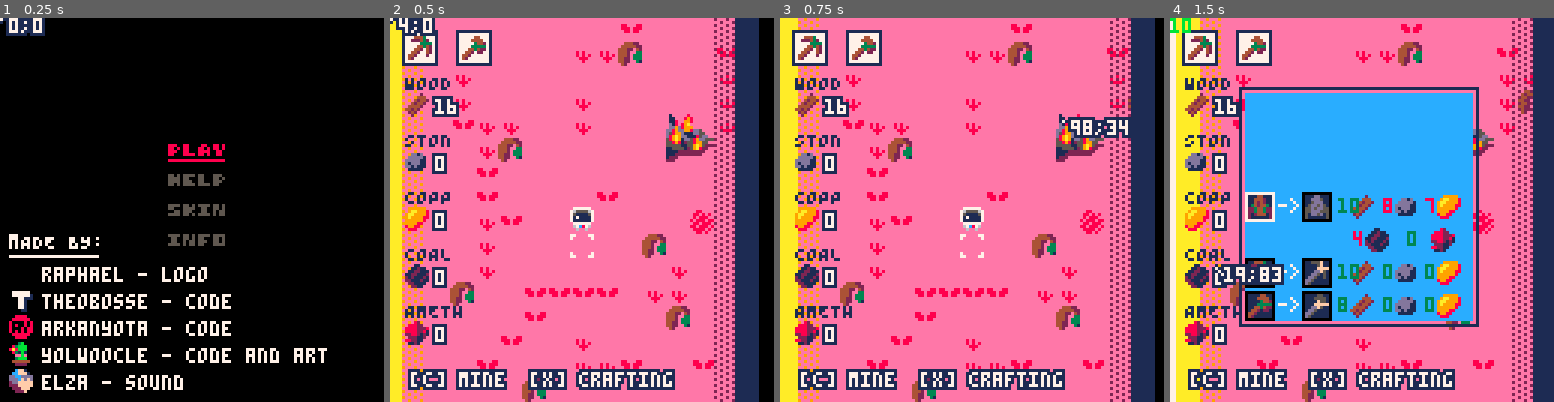
Above: before the commit, frames 1-4 (left to right).
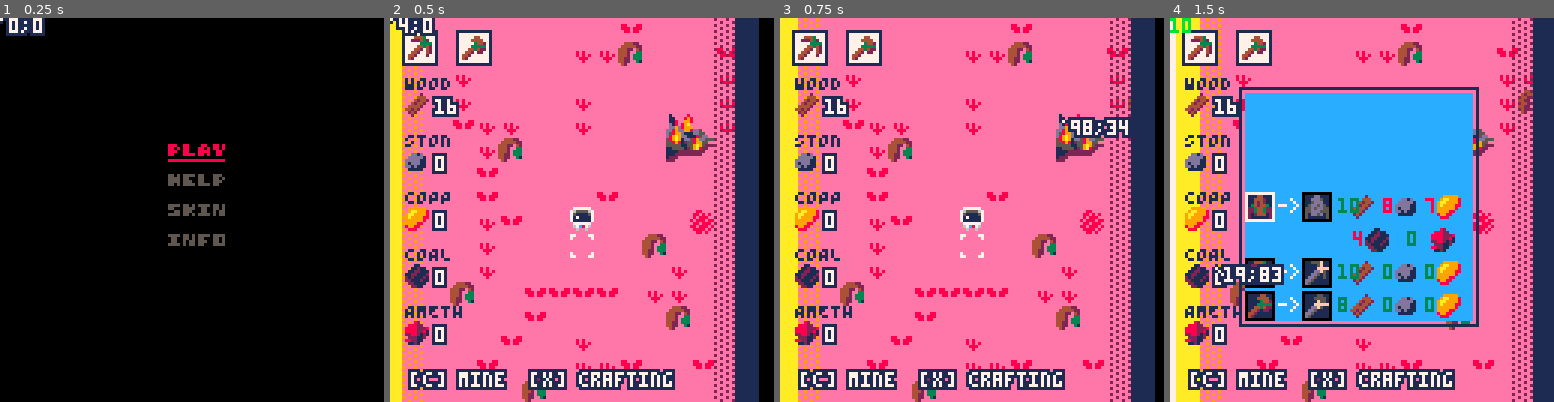
Above: after the commit, the same moments.

Repository: ARKANYOTA/ludumdare47
Game: PICO-8 cartridge arkanv1.p8
Two runs of this game, one before a commit and one after it. Both use one fixed random seed, a clock stepped at 60 frames per second and the inputs below.
Inputs (mouse positions are in pixels of both pictures, inside the frame that each line leads up to):
- Up to frame 1 (0.25 s): no input
- Up to frame 2 (0.5 s): tap X (X key) at 0.33 s
- Up to frame 3 (0.75 s): click (1060, 121) at 0.67 s; tap O (Z key) at 0.7 s
- Up to frame 4 (1.5 s): tap X (X key) at 1.07 s; click (1216, 267) at 1.22 s

The runs differ from the first frame. In frame 1, 5.5% of the frame differs, in the area x 2-86%, y 56-98%; in frame 2, nothing differs; in frame 3, nothing differs; in frame 4, nothing differs.

Commit message:
info regled

Diff:
--- a/arkanv1.p8
+++ b/arkanv1.p8
@@ -448,23 +448,24 @@
 -- menu
 intmenu = 0
 tuto = false
+cred = false
 function upmenu()
 	--btn control
 
  if btnp(⬇️) then intmenu +=1 end
  if btnp(⬆️) then intmenu -=1 end
  if btnp(❎) or btnp(🅾️) then
-  if intmenu%3==0 then
+  if intmenu%4==0 then
  		menu=false
  	end
- 	if intmenu%3==1 then
+ 	if intmenu%4==1 then
  		tuto=not tuto
  	end
- 	if intmenu%3==2 then
-
+ 	if intmenu%4==3 then
+			cred=not cred
  	end
  end
- if intmenu%3==2 then
+ if intmenu%4==2 then
   if btnp(⬅️) then sp =(sp+1)%3 end
   if btnp(➡️) then sp =(sp-1)%3 end
 -- 	if btnp(⬅️) then sp =sp+1 end
@@ -502,19 +503,20 @@
  	spr(176,56,70, 3,1)
  end
 
- --credits
-  color(7)
- print("mADE BY:",3,72)
- line(3,80-1,32,80-1)
- for i=0,3 do
- 	spr(i+124,3,90+i*9)
+	 --credits
+	if cred then
+	  color(7)
+	 print("mADE BY:",3,72)
+	 line(3,80-1,32,80-1)
+	 for i=0,3 do
+	 	spr(i+124,3,90+i*9)
+	 end
+	 print("raphael - logo",14,83)
+	 print("theobosse - code",14,92)
+	 print("arkanyota - code",14,101)
+	 print("yolwoocle - code and art",14,110)
+	 print("elza - sound",14,119)
  end
- print("raphael - logo",14,83)
- print("theobosse - code",14,92)
- print("arkanyota - code",14,101)
- print("yolwoocle - code and art",14,110)
- print("elza - sound",14,119)
-
  --tuto
  if tuto then
   local zx = 5
